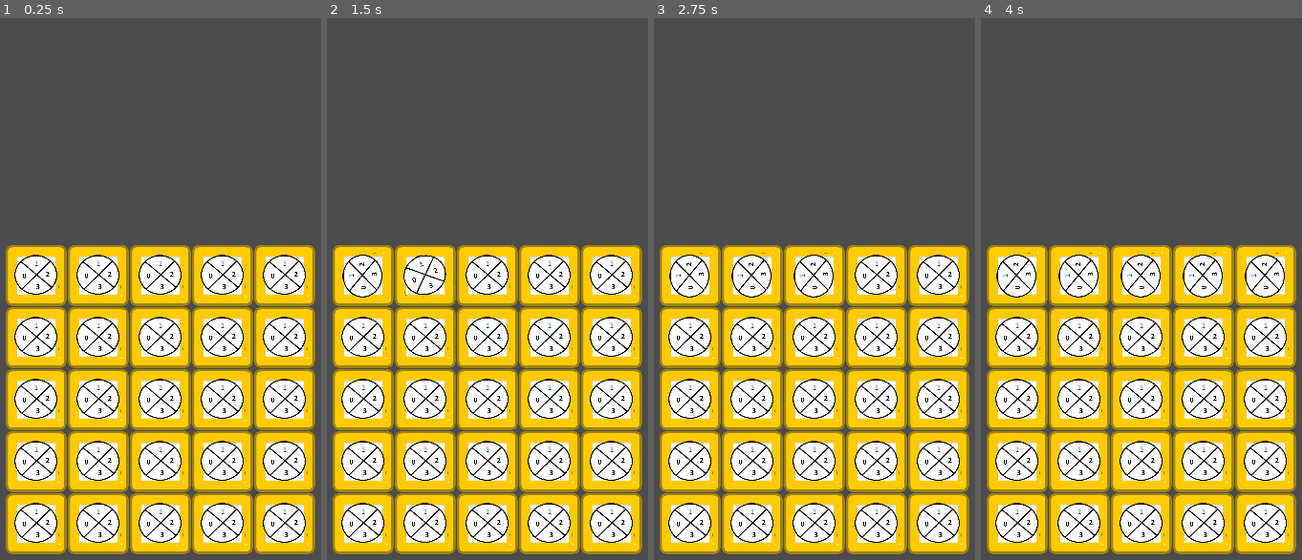
Above: before the commit, frames 1-4 (left to right).
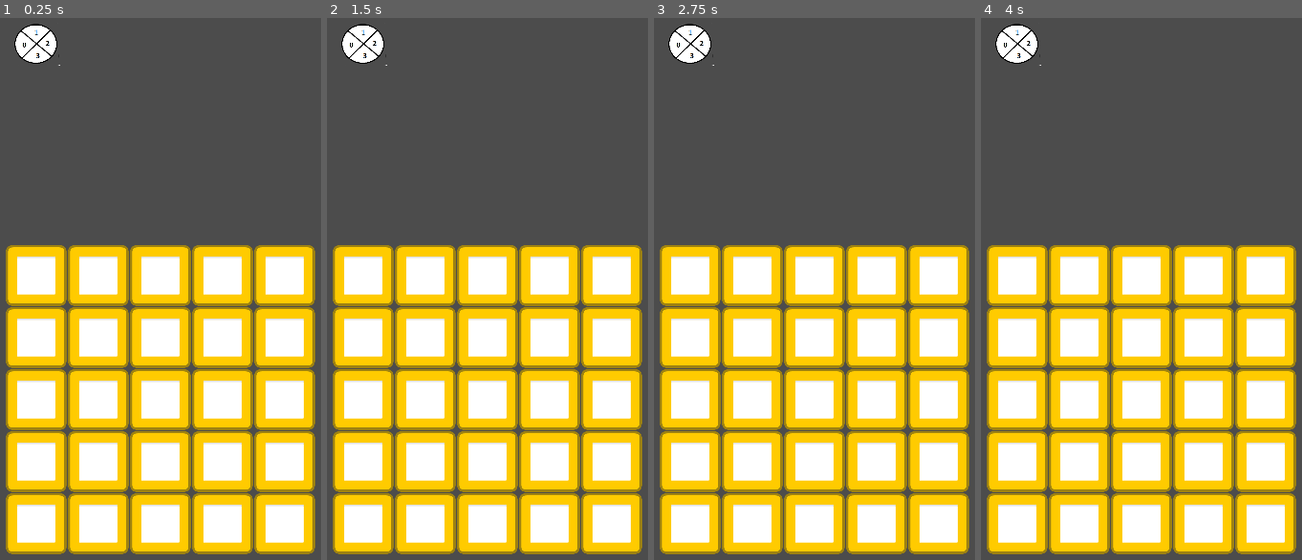
Above: after the commit, the same moments.

Repository: mahe-appkey/appkey_coolLine
Game: Godot game, scene res://scene/container.tscn
The game is run twice, just before and just after one commit, with the same random seed, the same clock (stepped at 60 frames per second) and the same inputs. The project has no main scene, so this scene is started directly.
Inputs (mouse positions are in pixels of both pictures, inside the frame that each line leads up to):
- Up to frame 1 (0.25 s): no input
- Up to frame 2 (1.5 s): tap Enter at 0.5 s; move the mouse to (362, 272) at 0.52 s; hold Z 0.53-1.28 s; click (362, 272) at 0.67 s; tap Space at 1.25 s; move the mouse to (426, 272) at 1.27 s; tap Z at 1.35 s; click (426, 272) at 1.42 s
- Up to frame 3 (2.75 s): tap Enter at 2 s; move the mouse to (814, 272) at 2.02 s; hold Z from 2.03 s (still down); click (814, 272) at 2.17 s
- Up to frame 4 (4 s): tap Space at 2.75 s; move the mouse to (1202, 272) at 2.77 s; release Z at 2.78 s; tap Z at 2.85 s; click (1202, 272) at 2.92 s; tap Enter at 3.5 s; move the mouse to (1266, 272) at 3.52 s; hold Z from 3.53 s (still down); click (1266, 272) at 3.67 s

The runs differ from the first frame. In frame 1, 5.8% of the frame differs, in the area x 4-97%, y 1-98%; in frame 2, 5.8%; in frame 3, 5.8%; in frame 4, 5.9%.

Commit message:
changing a bit

Diff:
--- a/scene/Sprite.tscn
+++ /dev/null
@@ -1,37 +0,0 @@
-[gd_scene load_steps=5 format=2]
-
-[ext_resource path="res://assets/backtile_default.png" type="Texture" id=1]
-[ext_resource path="res://assets/backtile_select.png" type="Texture" id=2]
-
-[sub_resource type="RectangleShape2D" id=1]
-extents = Vector2( 135.935, 137.701 )
-
-[sub_resource type="SpriteFrames" id=2]
-animations = [ {
-"frames": [ ExtResource( 1 ) ],
-"loop": true,
-"name": "default",
-"speed": 5.0
-}, {
-"frames": [ ExtResource( 2 ) ],
-"loop": true,
-"name": "clear",
-"speed": 5.0
-} ]
-
-[node name="tileBack" type="KinematicBody2D"]
-scale = Vector2( 0.23, 0.23 )
-z_as_relative = false
-
-[node name="CollisionShape2D" type="CollisionShape2D" parent="."]
-position = Vector2( 137.199, 137.885 )
-z_as_relative = false
-shape = SubResource( 1 )
-
-[node name="tileSprite" type="AnimatedSprite" parent="."]
-position = Vector2( 137.684, 137.414 )
-z_as_relative = false
-frames = SubResource( 2 )
-centered = false
-offset = Vector2( -137.053, -137.221 )
-flip_h = true
--- a/scene/container.tscn
+++ b/scene/container.tscn
@@ -3,9 +3,5 @@
 [ext_resource path="res://scripts/grid_01.gd" type="Script" id=1]
 
 [node name="gridContainer" type="Node2D"]
-
-[node name="grid_01" type="GridContainer" parent="."]
-custom_constants/vseparation = 4
-custom_constants/hseparation = 4
-columns = 5
+z_as_relative = false
 script = ExtResource( 1 )
--- a/scene/disk.tscn
+++ b/scene/disk.tscn
@@ -17,6 +17,6 @@
 texture = ExtResource( 2 )
 offset = Vector2( -4.33499, -3.03706 )
 
-[node name="col_disk" type="CollisionShape2D" parent="."]
+[node name="disk_col" type="CollisionShape2D" parent="."]
 position = Vector2( -0.0191841, -1.02849 )
 shape = SubResource( 1 )
--- /dev/null
+++ b/scene/tileDisk.tscn
@@ -0,0 +1,39 @@
+[gd_scene load_steps=6 format=2]
+
+[ext_resource path="res://scripts/tileControl.gd" type="Script" id=1]
+[ext_resource path="res://assets/backtile_default.png" type="Texture" id=2]
+[ext_resource path="res://assets/backtile_select.png" type="Texture" id=3]
+
+[sub_resource type="SpriteFrames" id=2]
+animations = [ {
+"frames": [ ExtResource( 2 ) ],
+"loop": true,
+"name": "default",
+"speed": 5.0
+}, {
+"frames": [ ExtResource( 3 ) ],
+"loop": true,
+"name": "clear",
+"speed": 5.0
+} ]
+
+[sub_resource type="RectangleShape2D" id=1]
+extents = Vector2( 135.935, 137.701 )
+
+[node name="tileBack" type="Area2D"]
+scale = Vector2( 0.23, 0.23 )
+z_as_relative = false
+input_pickable = false
+script = ExtResource( 1 )
+
+[node name="tile_sprite" type="AnimatedSprite" parent="."]
+position = Vector2( 137.684, 137.414 )
+z_as_relative = false
+frames = SubResource( 2 )
+centered = false
+offset = Vector2( -137.053, -137.221 )
+
+[node name="tile_col" type="CollisionShape2D" parent="."]
+position = Vector2( 137.199, 137.885 )
+z_as_relative = false
+shape = SubResource( 1 )
--- /dev/null
+++ b/scripts/gManager.gd
@@ -0,0 +1,37 @@
+extends Node
+
+enum {UP, RIGHT, BOTTOM, LEFT}
+var numDisk = {UP:1,RIGHT:2,BOTTOM:3,LEFT:4}
+var initialRotation = [0.0,90.0,180.0,270.0]
+var coordinate_x = 0
+var coordinate_y = 0
+var rotDisk = 0.0
+var randomInitialRotation
+var numRed
+# direction only for number 1 2 and 3, 0 doesn't have direction
+
+
+func set_rotDisk(rotate):
+	rotDisk = rotate
+
+func rotateDisk (rotate_amount):
+	for i in rotate_amount:
+		rotDisk -= 90
+		updateNum(1)
+
+func get_rotDisk():
+	return rotDisk
+
+func updateNum(num):
+	for i in numDisk:
+		if (numDisk[i]+num) >= 4:
+			numDisk[i] = (numDisk[i] + num)-4
+
+
+# Called when the node enters the scene tree for the first time.
+func _ready():
+	pass # Replace with function body.
+
+# Called every frame. 'delta' is the elapsed time since the previous frame.
+#func _process(delta):
+#	pass
--- a/scripts/grid_01.gd
+++ b/scripts/grid_01.gd
@@ -1,4 +1,4 @@
-extends GridContainer
+extends Node2D
 
 # Called when the node enters the scene tree for the first time.
 func _ready():
@@ -16,18 +16,22 @@
 		tileArray.append([])
 		tileArray[i].resize(row)
 		for j in range (row):
-			var tileGrid =preload("res://scene/Sprite.tscn").instance()
+			var tileGrid =preload("res://scene/tileDisk.tscn").instance()
 			tileGrid.position =Vector2((j*tileWidth)+anchoredWidth, (i*tileHeight)+anchoredHeight)
 			tileArray[i][j]=tileGrid
 			self.add_child(tileArray[i][j])
-	for k in range (col):
-		diskArray.append([])
-		diskArray[k].resize(row)
-		for l in range (row):
-			var diskGrid =preload("res://scene/disk.tscn").instance()
-			diskGrid.position =Vector2((l*tileWidth)+anchoredWidth+32, (k*tileHeight)+anchoredHeight+32)
-			diskArray[k][l]=diskGrid
-			self.add_child(diskArray[k][l])
+#	for k in range (col):
+#		diskArray.append([])
+#		diskArray[k].resize(row)
+#		for l in range (row):
+#			var diskGrid =preload("res://scene/disk.tscn").instance()
+#			diskGrid.position =Vector2((l*tileWidth)+anchoredWidth+32, (k*tileHeight)+anchoredHeight+32)
+#			diskArray[k][l]=diskGrid
+#			self.add_child(diskArray[k][l])
+
+	var diskGrid =preload("res://scene/disk.tscn").instance()
+	diskGrid.position =Vector2(50, 50)
+	self.add_child(diskGrid)
 
 # Called every frame. 'delta' is the elapsed time since the previous frame.
 #func _process(delta):
--- a/scripts/new_script.gd
+++ b/scripts/tileControl.gd
@@ -1,4 +1,4 @@
-extends Node
+extends Area2D
 
 # Declare member variables here. Examples:
 # var a = 2
@@ -6,7 +6,12 @@
 
 # Called when the node enters the scene tree for the first time.
 func _ready():
-	pass # Replace with function body.
+	connect("body_entered",self, "_on_disk_area_enter")
+#	pass # Replace with function body.
+
+func _on_disk_area_enter(disk):
+	if(disk.get_name()=="disk"):
+		disk.position=Vector2(self.position.x +10, self.position.y + 10)
 
 # Called every frame. 'delta' is the elapsed time since the previous frame.
 #func _process(delta):
Not shown, added: further_thingy.md
